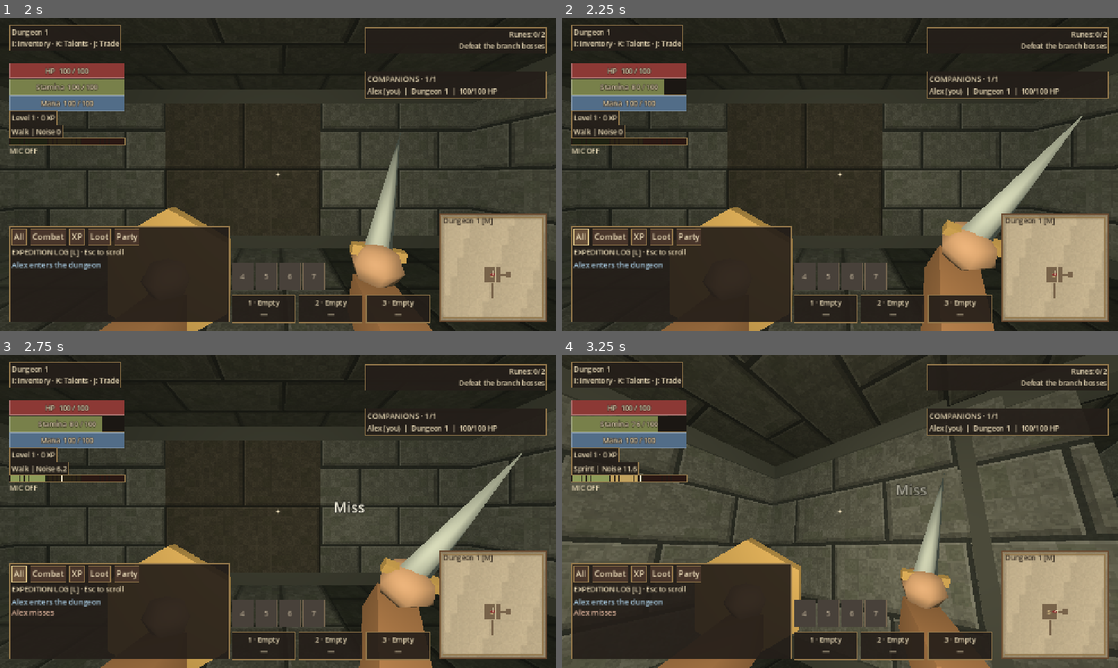
Above: before the commit, frames 1-4 (two rows, left to right).
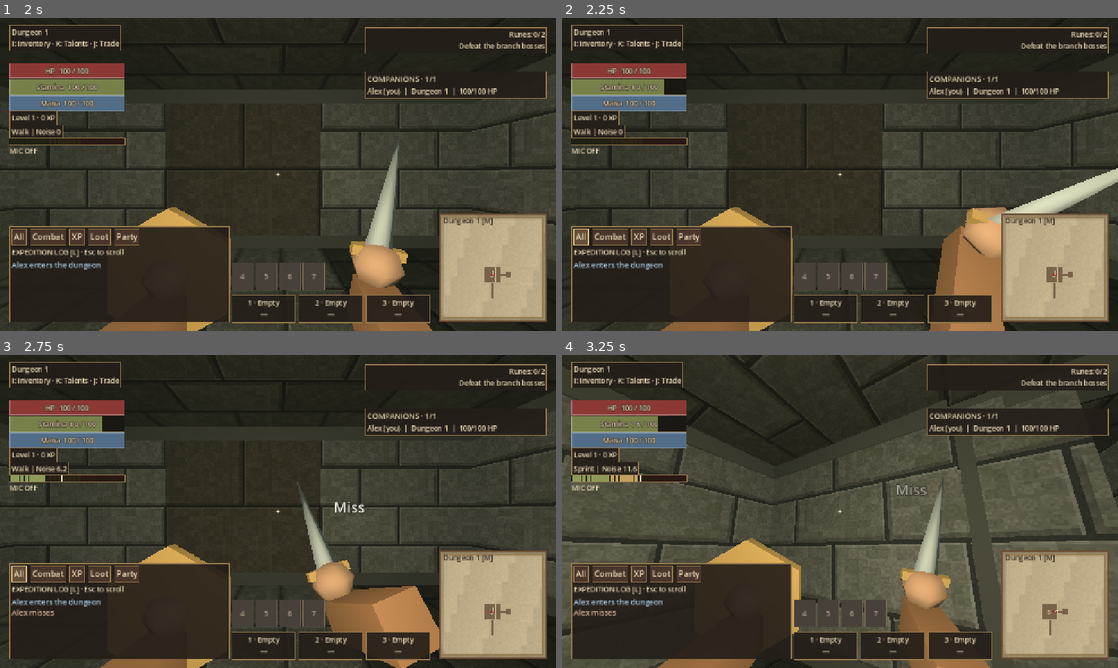
Above: after the commit, the same moments.

Repository: tdonnenfeld/LABIJ
Game: Godot game, scene res://game/main.tscn
Same seed, same stepped clock (60 frames per second), same inputs: the game is played once before the commit and once after it. Sound files missing from this copy of the repository are replaced by a short silence.
Inputs (mouse positions are in pixels of both pictures, inside the frame that each line leads up to):
- Up to frame 1 (2 s): click (200, 83) at 0.52 s; type "Alex" at 0.6 s; click "Solo" at 1.25 s
- Up to frame 2 (2.25 s): click "All" at 2 s
- Up to frame 3 (2.75 s): no input
- Up to frame 4 (3.25 s): tap Enter at 2.75 s; move the mouse to (867, 511) at 2.77 s; hold W from 2.78 s (still down); hold Shift from 2.78 s (still down); click (867, 511) at 2.92 s

Frame 1 is identical in both runs. In frame 2, 4.6% of the frame differs, in the area x 64-100%, y 31-100%; in frame 3, 6.0%, in the area x 53-94%, y 31-100%; in frame 4, less than 0.1%.

Commit message:
Align first-person swing impact with existing damage timing and reduce animation lag

Diff:
--- a/game/visuals/first_person_hands.gd
+++ b/game/visuals/first_person_hands.gd
@@ -88,6 +88,8 @@
 	var casting: bool = actor.cast_id != ""
 	var aim := Vector2(actor.camera.global_rotation.y, actor.camera.rotation.x) if actor.camera else Vector2(actor.heading, actor.look_pitch)
 	var aim_change := Vector2(wrapf(aim.x - previous_aim.x, -PI, PI), aim.y - previous_aim.y)
+	if aim_change.length() > 0.8:
+		aim_change = Vector2.ZERO
 	previous_aim = aim
 	sway = sway.lerp((aim_change / maxf(delta, 0.001) * -0.012).limit_length(0.12), Motion.blend(delta, 14.0))
 	aim_blend = lerpf(aim_blend, 1.0 if actor.aiming else 0.0, Motion.blend(delta, 12.0))
@@ -121,15 +123,15 @@
 	var offset: Vector3 = Vector3.ZERO
 	var rotation_offset: Vector3 = Vector3.ZERO
 	if actor.attack_phase == 1:
-		var p := Motion.smooth(Motion.progress(actor.attack_timer, item.windup * actor.attack_speed_factor()))
-		offset = Vector3.ZERO.lerp(poses[0], p)
-		rotation_offset = Vector3.ZERO.lerp(poses[1], p)
+		var p := Motion.progress(actor.attack_timer, item.windup * actor.attack_speed_factor())
+		offset = Vector3.ZERO.lerp(poses[0], Motion.windup_pose(p)).lerp(poses[2], Motion.strike(p))
+		rotation_offset = Vector3.ZERO.lerp(poses[1], Motion.windup_pose(p)).lerp(poses[3], Motion.strike(p))
 	elif actor.attack_phase == 2:
 		var p := Motion.progress(actor.attack_timer, item.recovery * actor.attack_speed_factor())
-		var windup: Vector3 = poses[0]
-		var windup_rot: Vector3 = poses[1]
-		offset = windup.lerp(poses[2], Motion.strike(p)).lerp(Vector3.ZERO, Motion.settle(p))
-		rotation_offset = windup_rot.lerp(poses[3], Motion.strike(p)).lerp(Vector3.ZERO, Motion.settle(p))
+		var impact: Vector3 = poses[2]
+		var impact_rot: Vector3 = poses[3]
+		offset = impact.lerp(Vector3.ZERO, Motion.settle(p))
+		rotation_offset = impact_rot.lerp(Vector3.ZERO, Motion.settle(p))
 	target += offset
 	rot += rotation_offset
 	if cast_pose > 0.01:
@@ -154,8 +156,9 @@
 	target += (Vector3(sway.x, sway.y, 0.0) + inertia) * motion * (1.0 - aim_blend * 0.6)
 	target.z += release_time * 0.45
 	rot.x += release_time * 1.3
-	right.position = right.position.lerp(target, weight)
-	right.rotation = right.rotation.lerp(rot, weight)
+	var swing_weight := Motion.blend(delta, 65.0) if actor.attack_phase != 0 else weight
+	right.position = right.position.lerp(target, swing_weight)
+	right.rotation = right.rotation.lerp(rot, swing_weight)
 	var left_target := Vector3(-0.40 - bob, -0.38 + absf(bob) + breath, -0.76)
 	if actor.bow_drawing:
 		left_target = Vector3(-0.12, -0.18, lerpf(-0.72, -0.30, Motion.smooth(actor.bow_charge)))
